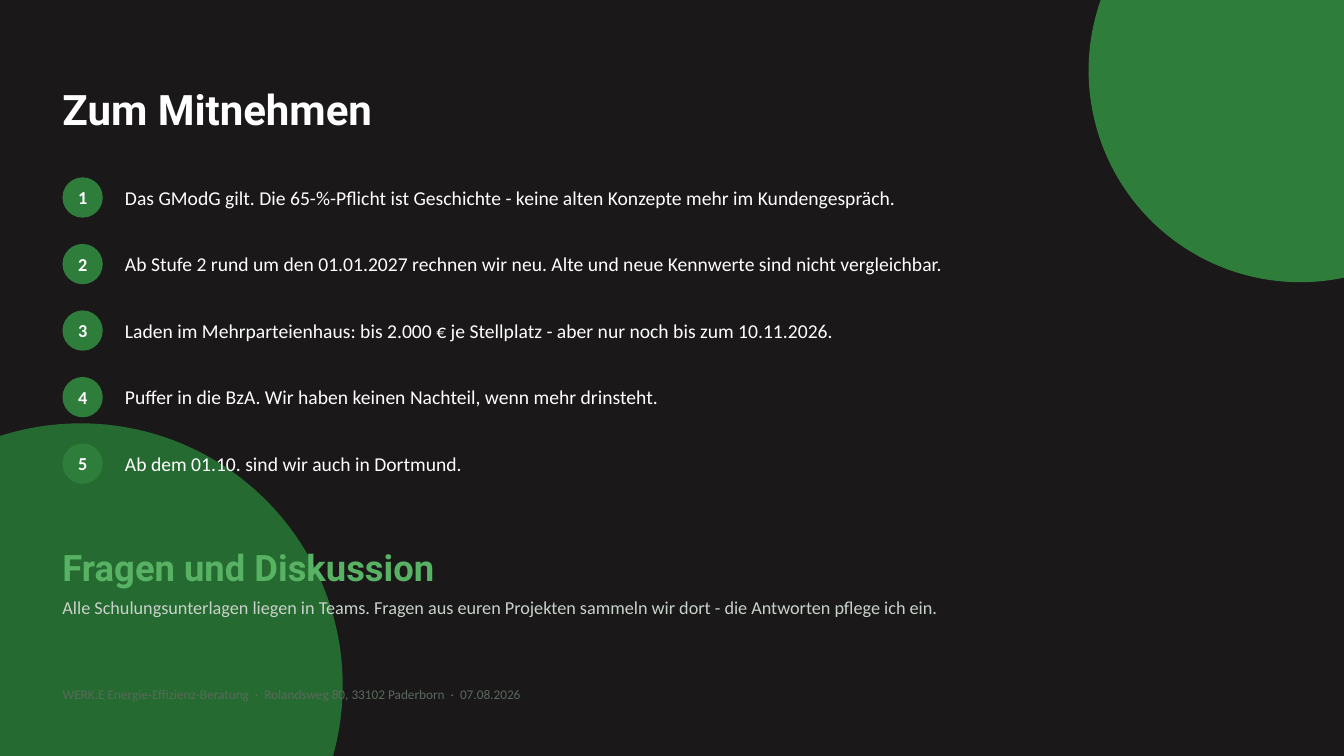
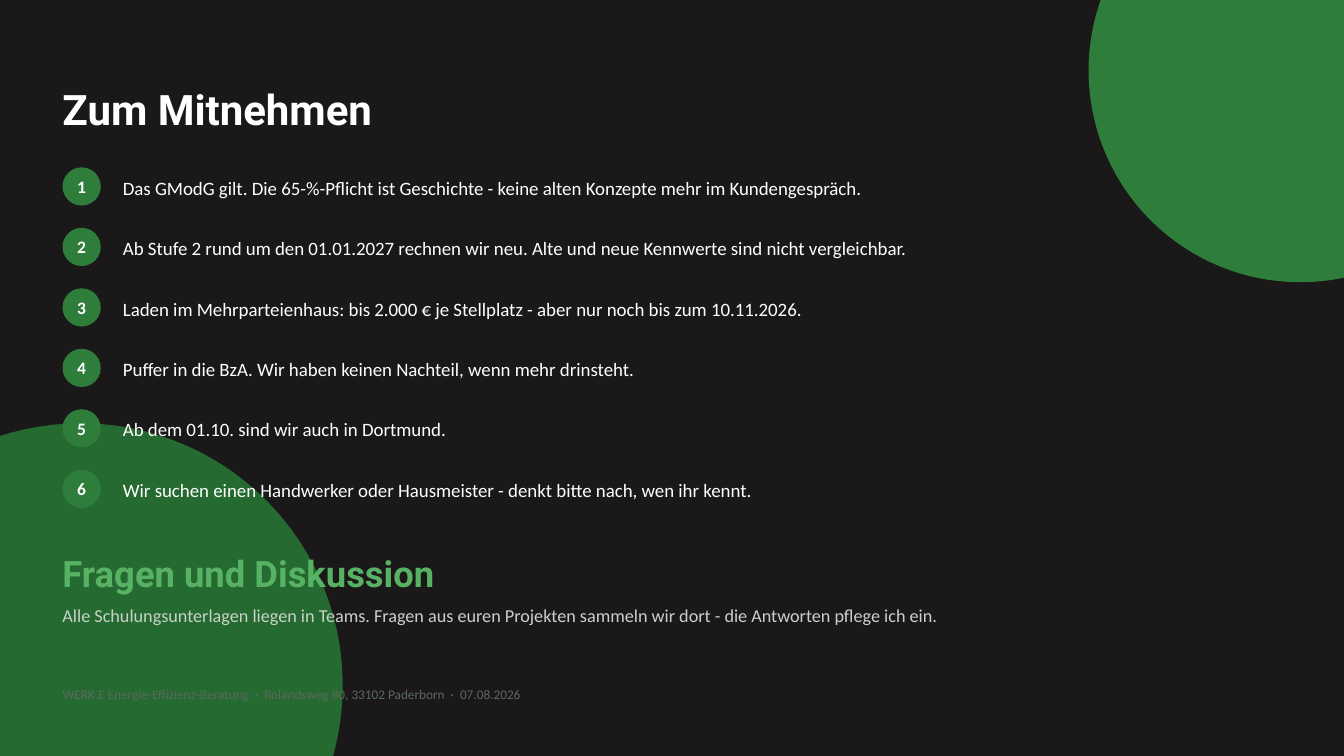
Before and after one commit to p4prg96r2f-prog/Alles, a slide deck: slide 21 of WERKE_Teammeeting_2026-08-07.pptx (slide 20 before the commit). Drawn at 1344x756 pixels with LibreOffice and Linux fonts; fonts in the diff are those of the drawing. Boxes give left, top, right and bottom in pixels: in the first picture for what was removed or moved away, otherwise in the second. Text is boxed around its words. In the diff, an @@ line names an element or a change of style, - is before the commit and + after.

```diff
--- a/WERKE_Teammeeting_2026-08-07.pptx
+++ b/WERKE_Teammeeting_2026-08-07.pptx
@@ text "1": place and size @@
-text "1" at (78,192,87,204)
+text "1" at (77,181,86,193)
@@ ellipse: place and size @@
-ellipse at (63,177,103,218)
+ellipse at (63,167,101,206)
@@ text "Das GModG gilt. Die 65-%-Pflicht ...": place and size @@
-text "Das GModG gilt. Die 65-%-Pflicht ..." at (125,191,895,209)
+text "Das GModG gilt. Die 65-%-Pflicht ..." at (123,182,861,199)
@@ text "2": place and size @@
-text "2" at (78,259,87,271)
+text "2" at (77,241,86,253)
@@ ellipse: place and size @@
-ellipse at (63,244,103,284)
+ellipse at (63,228,101,266)
@@ text "Ab Stufe 2 rund um ...": place and size @@
-text "Ab Stufe 2 rund um ..." at (125,257,941,275)
+text "Ab Stufe 2 rund um ..." at (123,242,906,259)
@@ text "3": place and size @@
-text "3" at (78,325,87,337)
+text "3" at (77,302,86,314)
@@ ellipse: place and size @@
-ellipse at (63,311,103,351)
+ellipse at (63,288,101,327)
@@ text "Laden im Mehrparteienhaus: bis 2.000 ...": place and size @@
-text "Laden im Mehrparteienhaus: bis 2.000 ..." at (125,324,832,342)
+text "Laden im Mehrparteienhaus: bis 2.000 ..." at (123,303,802,320)
@@ text "4": place and size @@
-text "4" at (78,392,87,404)
+text "4" at (77,362,86,374)
@@ ellipse: place and size @@
-ellipse at (63,377,103,417)
+ellipse at (63,349,101,387)
@@ text "Puffer in die BzA. Wir ...": place and size @@
-text "Puffer in die BzA. Wir ..." at (125,390,658,407)
+text "Puffer in die BzA. Wir ..." at (123,363,634,378)
@@ size 13 to 12.5 pt in 5 elements at (77,181,86,193), (77,241,86,253), (77,302,86,314), (77,362,86,374), (77,423,86,435) @@
@@ text "5": place and size @@
-text "5" at (78,458,87,470)
+text "5" at (77,423,86,435)
@@ ellipse: place and size @@
-ellipse at (63,444,103,484)
+ellipse at (63,409,101,448)
@@ size 14 to 13.5 pt in 5 elements at (123,182,861,199), (123,242,906,259), (123,303,802,320), (123,363,634,378), (123,421,446,442) @@
@@ text "Ab dem 01.10. sind wir ...": place and size @@
-text "Ab dem 01.10. sind wir ..." at (125,455,461,477)
+text "Ab dem 01.10. sind wir ..." at (123,421,446,442)
@@ ellipse added at (63,470,101,508), fill #2E7D3A @@
@@ text added at (77,483,86,495), 12.5 pt, text #FFFFFF, bold @@
+6
@@ text added at (123,481,751,502), 13.5 pt, text #FFFFFF @@
+Wir suchen einen Handwerker oder Hausmeister - denkt bitte nach, wen ihr kennt.
@@ text "Fragen und Diskussion": place and size @@
-text "Fragen und Diskussion" at (62,547,434,590)
+text "Fragen und Diskussion" at (62,553,434,596)
@@ text "Alle Schulungsunterlagen liegen in Teams. ...": place and size @@
-text "Alle Schulungsunterlagen liegen in Teams. ..." at (62,599,937,619)
+text "Alle Schulungsunterlagen liegen in Teams. ..." at (62,608,937,628)
```
Also in this commit, not shown: 1 other slide changed, 1 slide added, 1 other file.
